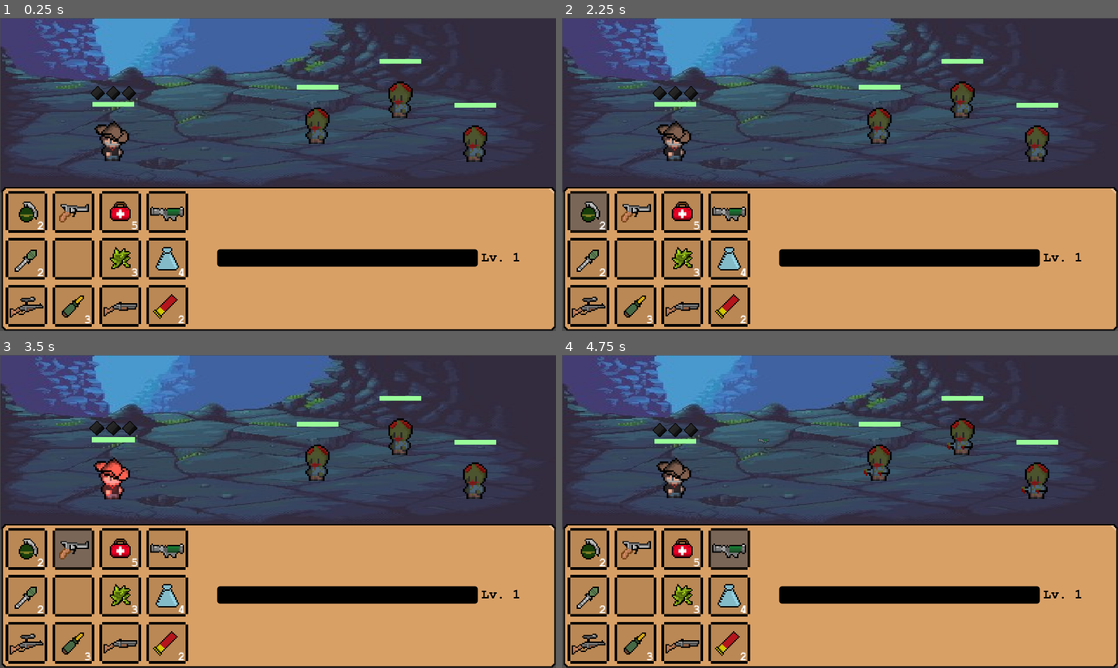
Above: before the commit, frames 1-4 (two rows, left to right).
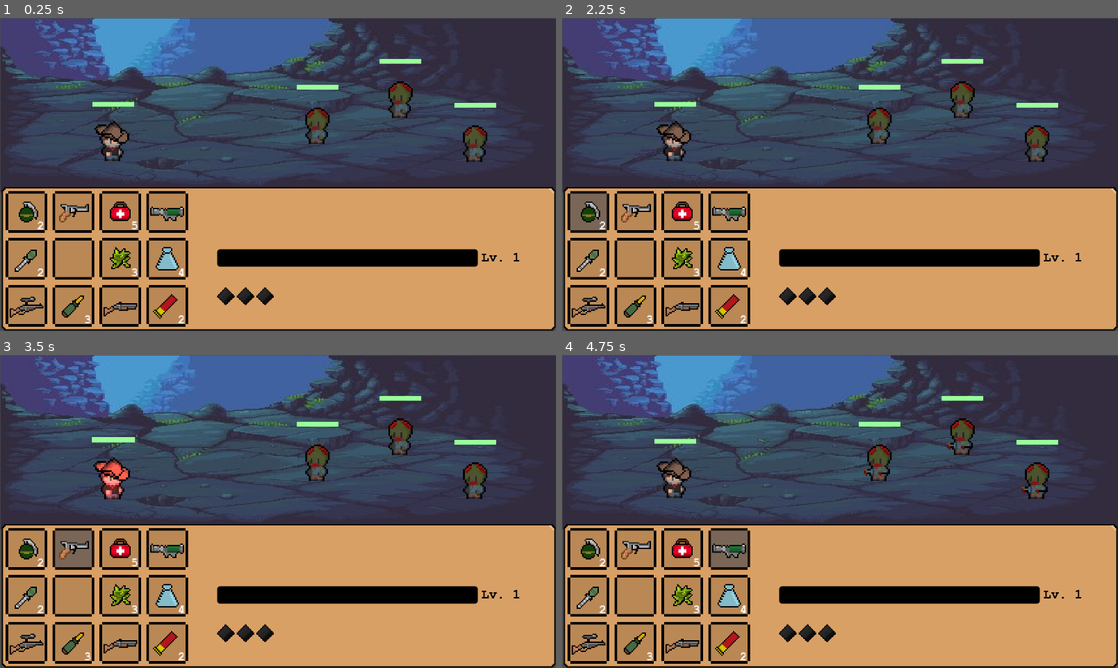
Above: after the commit, the same moments.

Repository: BernardoFioreze/DeadAgain
Game: Godot game, scene res://Scenes/Main.tscn
Same seed, same stepped clock (60 frames per second), same inputs: the game is played once before the commit and once after it.
Inputs (mouse positions are in pixels of both pictures, inside the frame that each line leads up to):
- Up to frame 1 (0.25 s): no input
- Up to frame 2 (2.25 s): tap Enter at 0.5, 2 s; drag from (673, 133) to (895, 105) at 0.52 s; tap Space at 1.25 s; drag from (962, 89) to (812, 237) at 1.27 s; move the mouse to (589, 212) at 2.02 s; hold Ctrl from 2.03 s (still down); click (589, 212) at 2.17 s
- Up to frame 3 (3.5 s): release Ctrl at 2.75 s; tap Space at 2.75 s; drag from (72, 549) to (111, 464) at 2.77 s
- Up to frame 4 (4.75 s): tap Enter at 3.5 s; drag from (684, 549) to (867, 511) at 3.52 s; tap Space at 4.25 s; drag from (728, 549) to (756, 433) at 4.27 s

The runs differ from the first frame. In frame 1, 0.5% of the frame differs, in the area x 16-50%, y 21-92%; in frame 2, 0.5%; in frame 3, 0.5%; in frame 4, 0.5%.

Commit message:
Ajustado controle/exibição de turnos

Diff:
--- a/GameSystem/RoomManager.gd
+++ b/GameSystem/RoomManager.gd
@@ -27,6 +27,8 @@
 		"health": player.health,
 		"inventory": player.inventory,
 		"experience_total": player.experience_total,
+		"max_actions": player.max_actions,
+		"current_actions": player.current_actions
 	}
 
 func restore_player_state():
@@ -35,6 +37,8 @@
 	player.inventory = player_state["inventory"]
 	player.health_bar.health = player_state["health"]
 	player.gain_experience(player_state["experience_total"])
+	player.max_actions = player_state["max_actions"]
+	player.current_actions = player_state["current_actions"]
 
 func player_dead() -> void:
 	var death_scene = ResourceLoader.load("res://Scenes/UI/death_scene_place_holder.tscn")
--- a/GameSystem/TurnManager.gd
+++ b/GameSystem/TurnManager.gd
@@ -5,14 +5,12 @@
 var turn: Turn = Turn.PLAYER
 var player: CharacterBody2D
 var zombies: Array = []
-var player_actions_left: int
 var tree: Object
 var droppable_items: Array = [
 	load("res://Scripts/granade_collectable.gd")
-	]
+]
 var father
 var ui_turn
-
 
 func initialize(player_ref: CharacterBody2D, scene_tree: Object, zombies_ref: Array, father_scene):
 	Global.turn_manager = self
@@ -24,15 +22,15 @@
 			zombie.zombie_died.connect(_on_zombie_died)
 	father = father_scene
 	ui_turn = tree.root.find_child("ui_turn", true, false)
-	print(ui_turn)
 	start_turn()
 
 func start_turn():
 	match turn:
 		Turn.PLAYER:
-			player_actions_left = 3
-			if(is_instance_valid(ui_turn)):
-				ui_turn.update_turn_opacity(player_actions_left)
+			Global.player.start_turn()
+			if is_instance_valid(ui_turn):
+				ui_turn.update_icon_visibility(Global.player.max_actions)
+				ui_turn.update_turn_opacity(Global.player.current_actions)
 			print("Player's Turn!")
 		Turn.ZOMBIE:
 			print("Zombies' Turn!")
@@ -47,15 +45,16 @@
 	next_turn()
 
 func player_used_action():
+	ui_turn = tree.root.find_child("ui_turn", true, false)
+	if is_instance_valid(ui_turn):
+		ui_turn.update_turn_opacity(Global.player.current_actions)
+
 	if zombies.is_empty():
-		player_actions_left = 3
-	else:
-		player_actions_left -= 1
+		Global.player.start_turn()
+		ui_turn.update_turn_opacity(Global.player.current_actions)
+		return
 
-	if(is_instance_valid(ui_turn)):
-		ui_turn.update_turn_opacity(player_actions_left)
-
-	if player_actions_left <= 0:
+	if Global.player.current_actions <= 0:
 		next_turn()
 
 func next_turn():
--- a/Scenes/Rick.tscn
+++ b/Scenes/Rick.tscn
@@ -1,10 +1,9 @@
-[gd_scene load_steps=7 format=3 uid="uid://di78jq0fsna0q"]
+[gd_scene load_steps=6 format=3 uid="uid://di78jq0fsna0q"]
 
 [ext_resource type="Script" uid="uid://qrsdaetgkc5r" path="res://Scripts/rick.gd" id="1_dbut8"]
 [ext_resource type="Texture2D" uid="uid://qdftbf1ic2vc" path="res://Assets/Sprites/Sprite-Rick.png" id="1_ymxaj"]
 [ext_resource type="Resource" uid="uid://bm6vgsrlgnp7c" path="res://Inventory/playerinv.tres" id="2_ncwlk"]
 [ext_resource type="PackedScene" uid="uid://srup1epjk72e" path="res://Scenes/Healthbar.tscn" id="3_dtu71"]
-[ext_resource type="PackedScene" uid="uid://d137to2wnoxmh" path="res://Scenes/UI/ui_turn.tscn" id="5_5juja"]
 
 [sub_resource type="CapsuleShape2D" id="CapsuleShape2D_88kja"]
 radius = 14.0
@@ -30,13 +29,6 @@
 offset_bottom = 9.0
 scale = Vector2(0.1, 0.1)
 
-[node name="ui_turn" parent="." instance=ExtResource("5_5juja")]
-unique_name_in_owner = true
-offset_left = -13.0
-offset_top = -27.0
-offset_right = -13.0
-offset_bottom = -27.0
-
 [connection signal="input_event" from="." to="." method="_on_input_event"]
 [connection signal="mouse_entered" from="." to="." method="_on_mouse_entered"]
 [connection signal="mouse_exited" from="." to="." method="_on_mouse_exited"]
--- a/Scenes/UI/ui_info.tscn
+++ b/Scenes/UI/ui_info.tscn
@@ -1,7 +1,8 @@
-[gd_scene load_steps=4 format=3 uid="uid://w2uqfrxjjbao"]
+[gd_scene load_steps=5 format=3 uid="uid://w2uqfrxjjbao"]
 
 [ext_resource type="PackedScene" uid="uid://ip3ywdjo5pmp" path="res://Scenes/UI/inv_ui.tscn" id="1_p7st5"]
 [ext_resource type="PackedScene" uid="uid://bkw2dykuyn7uu" path="res://Scenes/UI/ui_experience_bar.tscn" id="3_rnly4"]
+[ext_resource type="PackedScene" uid="uid://d137to2wnoxmh" path="res://Scenes/UI/ui_turn.tscn" id="3_ue51r"]
 
 [sub_resource type="GDScript" id="GDScript_p7st5"]
 
@@ -20,3 +21,11 @@
 offset_top = 532.0
 offset_right = 1100.0
 offset_bottom = 572.0
+
+[node name="ui_turn" parent="." instance=ExtResource("3_ue51r")]
+unique_name_in_owner = true
+offset_left = 500.0
+offset_top = 620.0
+offset_right = -753.0
+offset_bottom = -91.0
+scale = Vector2(5, 5)
--- a/Scenes/UI/ui_turn.tscn
+++ b/Scenes/UI/ui_turn.tscn
@@ -35,3 +35,17 @@
 offset_bottom = 16.0
 scale = Vector2(0.5, 0.5)
 texture = ExtResource("1_avlud")
+
+[node name="PlayerTurn4" type="TextureRect" parent="."]
+offset_left = 27.0
+offset_right = 43.0
+offset_bottom = 16.0
+scale = Vector2(0.5, 0.5)
+texture = ExtResource("1_avlud")
+
+[node name="PlayerTurn5" type="TextureRect" parent="."]
+offset_left = 36.0
+offset_right = 52.0
+offset_bottom = 16.0
+scale = Vector2(0.5, 0.5)
+texture = ExtResource("1_avlud")
--- a/Scripts/rick.gd
+++ b/Scripts/rick.gd
@@ -17,6 +17,9 @@
 var experience_total = 0
 var experience_required = get_required_xp(level + 1)
 
+var max_actions: int = 3
+var current_actions: int = max_actions
+
 func _ready() -> void:
 	Global.player = self
 	health_bar.init_health(health)
@@ -24,16 +27,26 @@
 	for zombie in get_tree().get_nodes_in_group("zombies"):
 		zombie.connect("clicked", _on_zombie_clicked)
 
+func start_turn():
+	current_actions = max_actions
+
+func use_action():
+	current_actions -= 1
+	if current_actions < 0:
+		current_actions = 0
+
+func can_act() -> bool:
+	return current_actions > 0
+
 func _on_zombie_clicked(zombie: Zombie):
 	if Global.turn_manager.turn != Global.turn_manager.Turn.PLAYER:
 		return
 
-	if Global.turn_manager.player_actions_left <= 0:
+	if not can_act():
 		print("No actions left!")
 		return
 
 	var selected_item = inventory.get_selected_item()
-
 	if selected_item == null:
 		print("Select a valid item")
 		return
@@ -53,7 +66,6 @@
 			print("No ammo")
 			return
 
-
 	if 1.0 - selected_item.get_miss_percentage() > randf():
 		zombie.take_damage(selected_item.get_intensity())
 
@@ -65,6 +77,7 @@
 	else:
 		print("Errou o ataque")
 
+	use_action()
 	Global.turn_manager.player_used_action()
 
 func _on_input_event(viewport: Node, event: InputEvent, shape_idx: int) -> void:
@@ -72,12 +85,11 @@
 		if Global.turn_manager.turn != Global.turn_manager.Turn.PLAYER:
 			return
 
-		if Global.turn_manager.player_actions_left <= 0:
+		if not can_act():
 			print("No actions left!")
 			return
 
 		var selected_item = inventory.get_selected_item()
-
 		if selected_item == null:
 			print("Select a valid item")
 			return
@@ -90,6 +102,7 @@
 			inventory.consume()
 
 		heal(selected_item.get_intensity())
+		use_action()
 		Global.turn_manager.player_used_action()
 
 func _on_mouse_entered() -> void:
@@ -102,6 +115,7 @@
 
 func collect(item):
 	inventory.insert(item)
+	use_action()
 	Global.turn_manager.player_used_action()
 
 func suffer_damage(damage: int):
@@ -138,4 +152,5 @@
 	level += 1
 	experience_required = get_required_xp(level + 1)
 	_set_health(max_health)
+	max_actions = min(5, 3 + (level - 1))
 	leveled_up.emit()
--- a/Scripts/ui_turn.gd
+++ b/Scripts/ui_turn.gd
@@ -2,21 +2,41 @@
 
 var player_circle
 var action_icons: Array
+var max_actions: int = 3  # Quantidade inicial de ações disponíveis
 
 func _ready():
 	action_icons = [
 		$PlayerTurn1,
 		$PlayerTurn2,
-		$PlayerTurn3
+		$PlayerTurn3,
+		$PlayerTurn4,
+		$PlayerTurn5
 	]
+
 	player_circle = $PlayerTurn
-	update_turn_opacity(3)
+
+	update_icon_visibility(max_actions)
+	update_turn_opacity(max_actions)
+
+	Global.player.leveled_up.connect(update_turn_ui_level_up)
+
+func update_icon_visibility(turns: int):
+	for i in range(action_icons.size()):
+		if i < turns:
+			action_icons[i].visible = true
+		else:
+			action_icons[i].visible = false
 
 func update_turn_opacity(actions_left: int):
 	for i in range(action_icons.size()):
-		var icon = action_icons[i]
+		if not action_icons[i].visible:
+			continue  # ignora ícones que não estão visíveis
 
 		if i < actions_left:
-			icon.modulate = Color(1, 1, 1, 1)
+			action_icons[i].modulate = Color(1, 1, 1, 1)
 		else:
-			icon.modulate = Color(1.85, 5.25, 2, 0.6)
+			action_icons[i].modulate = Color(1.0, 0.85, 0.1, 0.6)  # amarelo suave para ações não disponíveis
+
+func update_turn_ui_level_up():
+	update_icon_visibility(Global.player.max_actions)
+	update_turn_opacity(Global.player.max_actions)
